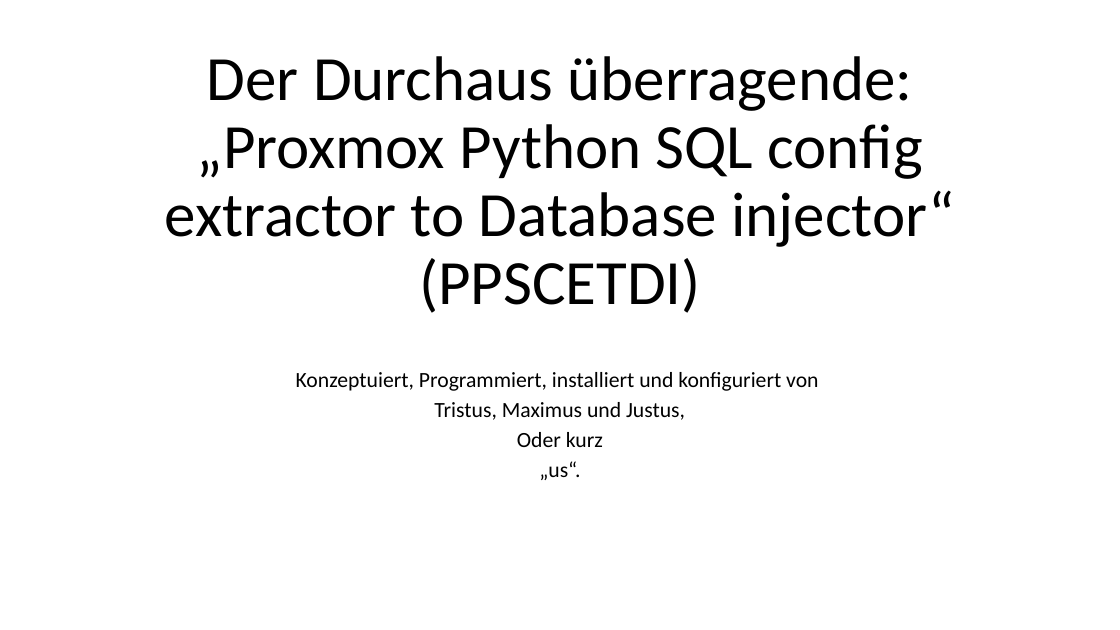
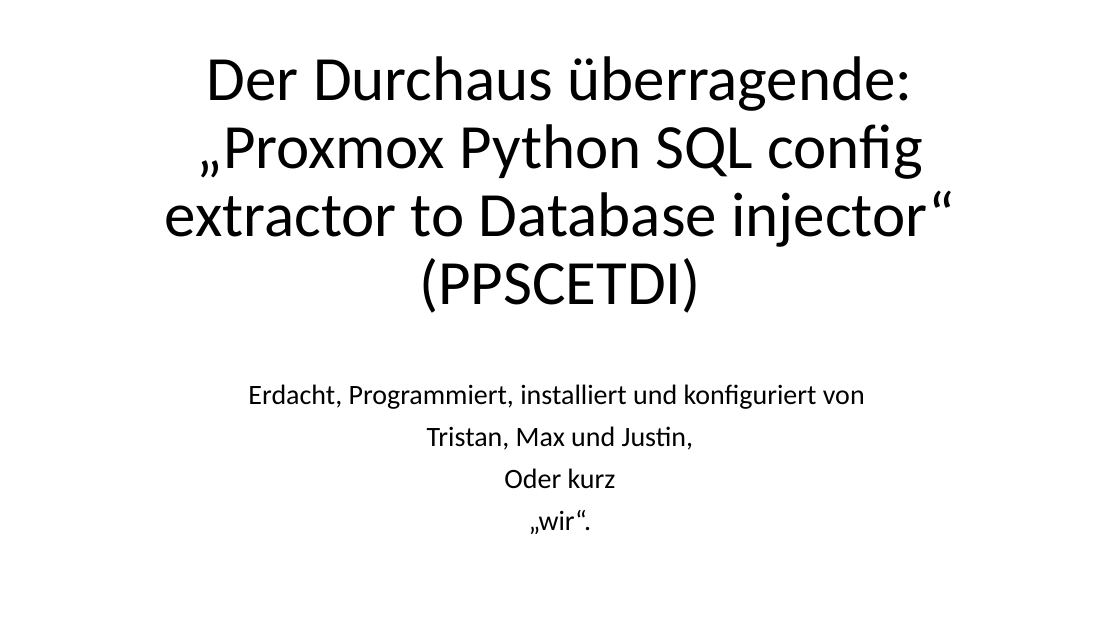
Before and after one commit to JustnowX/SQL-Python-Projekt, a slide deck: slide 1 of projekt/Präsentation1.pptx. Drawn at 1120x630 pixels with LibreOffice and Linux fonts; fonts in the diff are those of the drawing. Boxes give left, top, right and bottom in pixels: in the first picture for what was removed or moved away, otherwise in the second. Text is boxed around its words. In the diff, an @@ line names an element or a change of style, - is before the commit and + after.

```diff
--- a/projekt/Präsentation1.pptx
+++ b/projekt/Präsentation1.pptx
@@ subtitle at bbox=[248, 384, 865, 450]: text changed; size 18.6 to 24 pt @@
-Konzeptuiert, Programmiert, installiert und konfiguriert von
-Tristus, Maximus und Justus,
+Erdacht, Programmiert, installiert und konfiguriert von
+Tristan, Max und Justin,
@@ subtitle at bbox=[504, 468, 616, 489]: size 18.6 to 24 pt in "Oder kurz"; line spacing 0.7 to 0.9 @@
@@ subtitle at bbox=[529, 510, 592, 534]: text changed; size 18.6 to 24 pt @@
-„us“.
+„wir“.
```
Also in this commit, not shown: 1 other slide changed, 1 slide added, 2 other files.
